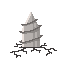
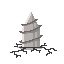
Layered file, before and after one edit (64×64). Changes by layer:
showed "Layer 4" over box(17, 46, 43, 50)
